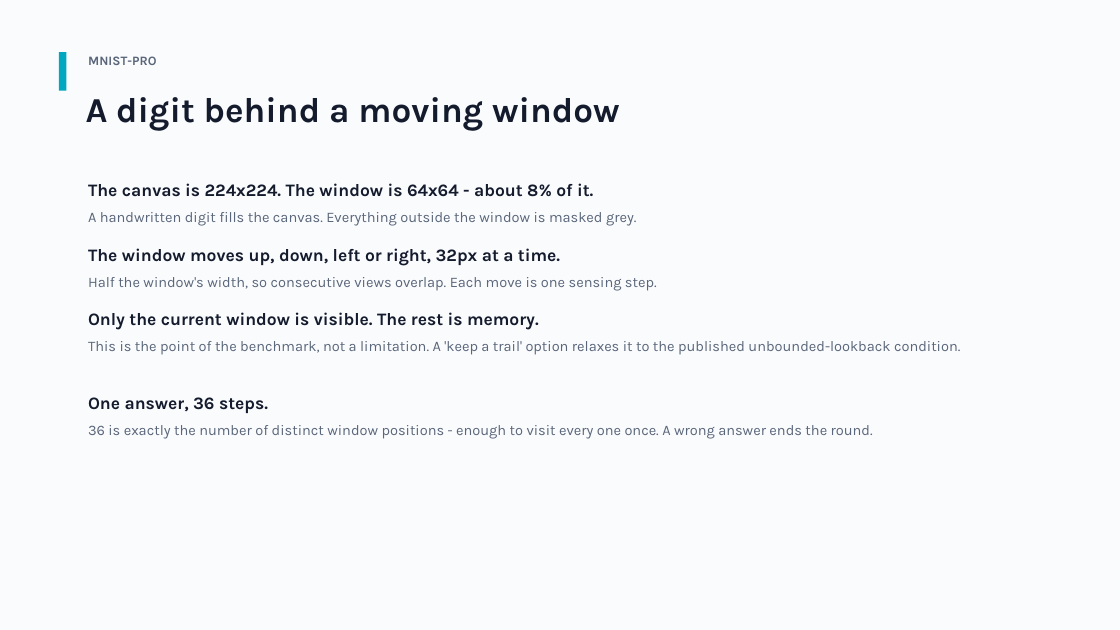
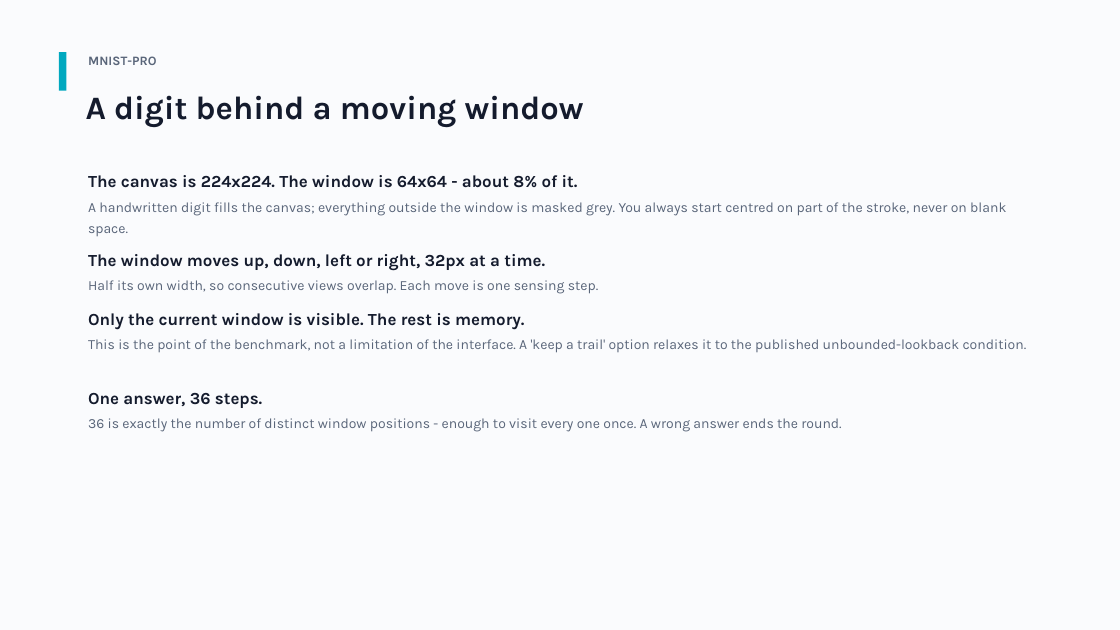
Before and after one commit to panandi/mnistpro, a slide deck: slide 4 of docs/MNIST-PRO-overview.pptx (slide 3 before the commit). Drawn at 1120x630 pixels with LibreOffice and Linux fonts; fonts in the diff are those of the drawing. Boxes give left, top, right and bottom in pixels: in the first picture for what was removed or moved away, otherwise in the second. Text is boxed around its words. In the diff, an @@ line names an element or a change of style, - is before the commit and + after.

```diff
--- a/docs/MNIST-PRO-overview.pptx
+++ b/docs/MNIST-PRO-overview.pptx
@@ text "A digit behind a moving ..." at bbox=[86, 95, 584, 128]: size 30 to 28 pt @@
@@ size 15 to 14.5 pt in 4 elements at bbox=[88, 313, 524, 330], bbox=[88, 254, 545, 271], bbox=[88, 393, 263, 408], bbox=[88, 175, 578, 188] @@
@@ text "The canvas is 224x224. The ...": place and size @@
-text "The canvas is 224x224. The ..." at bbox=[88, 183, 593, 197]
+text "The canvas is 224x224. The ..." at bbox=[88, 175, 578, 188]
@@ text at bbox=[88, 202, 1006, 236]: text changed; size 12.5 to 12 pt @@
-A handwritten digit fills the canvas. Everything outside the window is masked grey.
+A handwritten digit fills the canvas; everything outside the window is masked grey. You always start centred on part of the stroke, never on blank space.
@@ text at bbox=[88, 280, 598, 294]: text changed; size 12.5 to 12 pt @@
-Half the window's width, so consecutive views overlap. Each move is one sensing step.
+Half its own width, so consecutive views overlap. Each move is one sensing step.
@@ text at bbox=[88, 339, 1027, 353]: text changed; size 12.5 to 12 pt @@
-This is the point of the benchmark, not a limitation. A 'keep a trail' option relaxes it to the published unbounded-lookback condition.
+This is the point of the benchmark, not a limitation of the interface. A 'keep a trail' option relaxes it to the published unbounded-lookback condition.
@@ text "36 is exactly the number ...": place and size @@
-text "36 is exactly the number ..." at bbox=[88, 425, 873, 439]
+text "36 is exactly the number ..." at bbox=[88, 418, 841, 432]
@@ text "36 is exactly the number ..." at bbox=[88, 418, 841, 432]: size 12.5 to 12 pt @@
```
Also in this commit, not shown: 8 other slides changed, 10 slides added, 2 slides removed.
